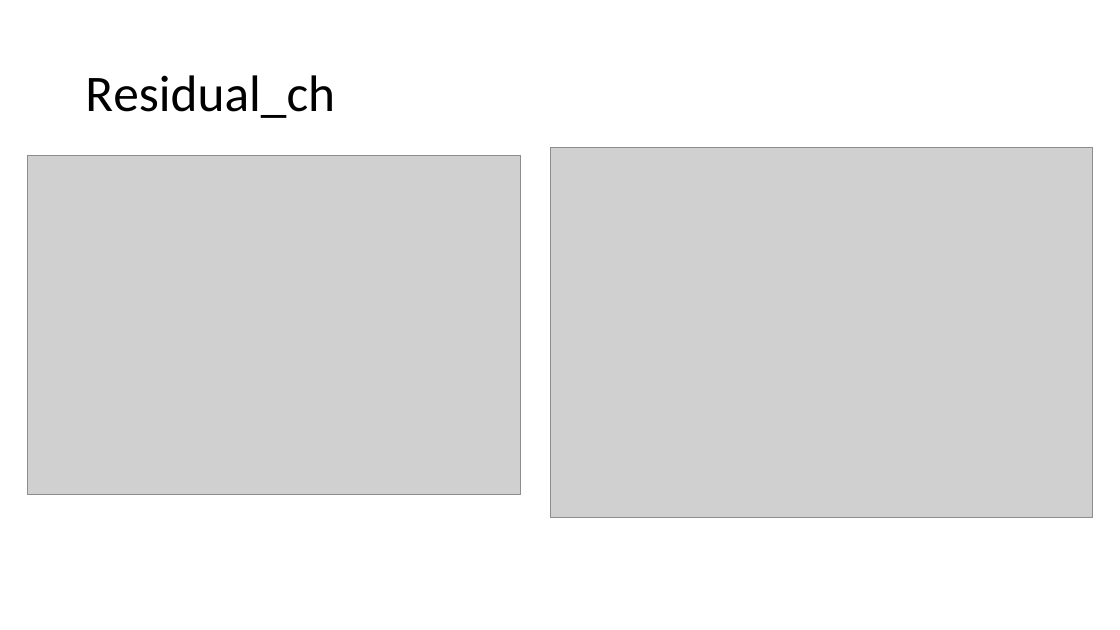
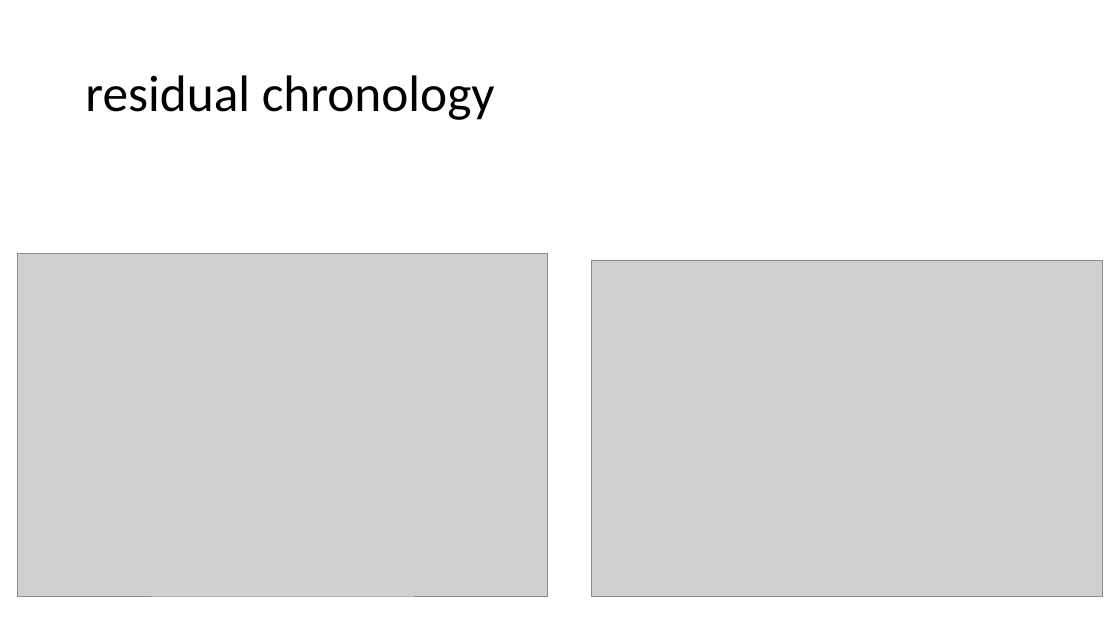
Before and after one commit to Kristina-Winter/climate_response, a slide deck: slide 7 of plots.pptx. Drawn at 1120x630 pixels with LibreOffice and Linux fonts; fonts in the diff are those of the drawing; grey boxes stand for pictures. Boxes give left, top, right and bottom in pixels: in the first picture for what was removed or moved away, otherwise in the second. Text is boxed around its words. In the diff, an @@ line names an element or a change of style, - is before the commit and + after.

Commit message:
save

```diff
--- a/plots.pptx
+++ b/plots.pptx
@@ title at [85, 75, 495, 120]: text changed @@
-Residual_ch
+residual chronology
@@ picture: place and size @@
-picture at [27, 155, 521, 495]
+picture at [18, 253, 548, 596]
@@ picture: place and size @@
-picture at [550, 147, 1093, 517]
+picture at [592, 260, 1102, 596]
```
Also in this commit, not shown: 7 slides added, 7 slides removed.
